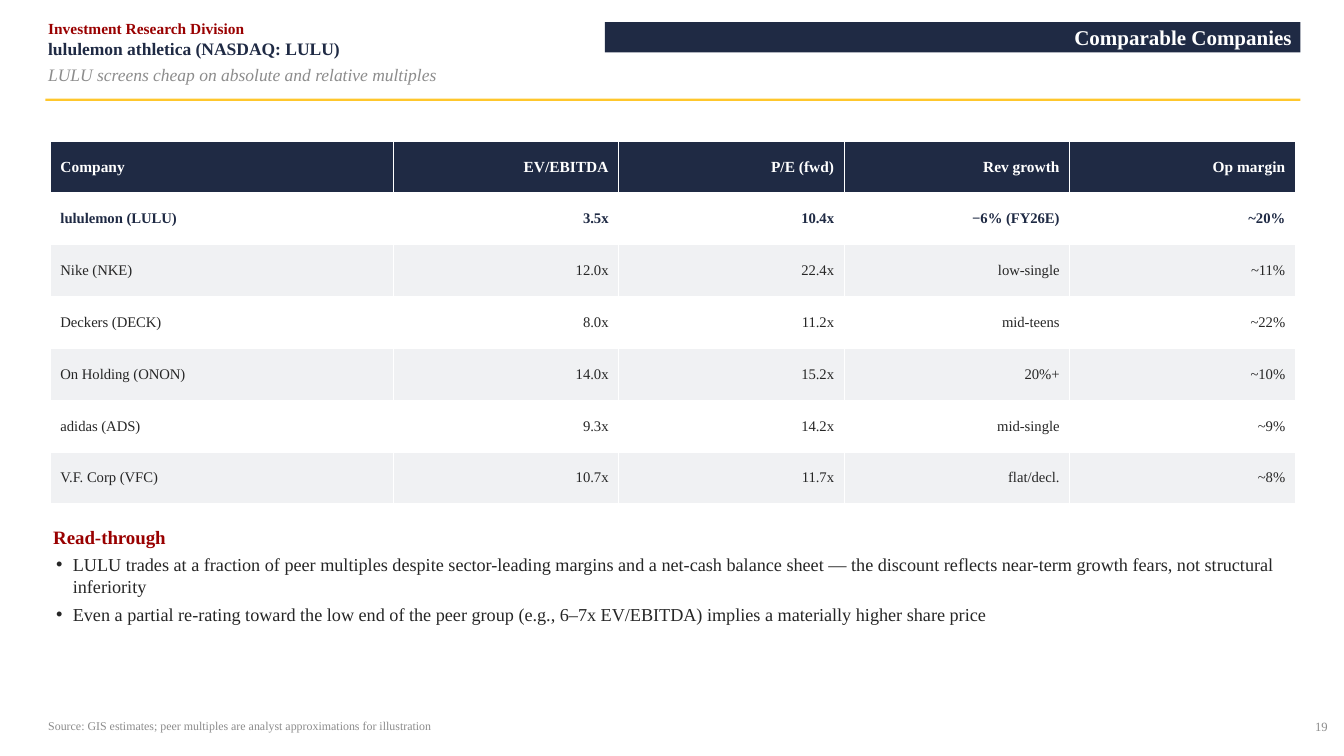
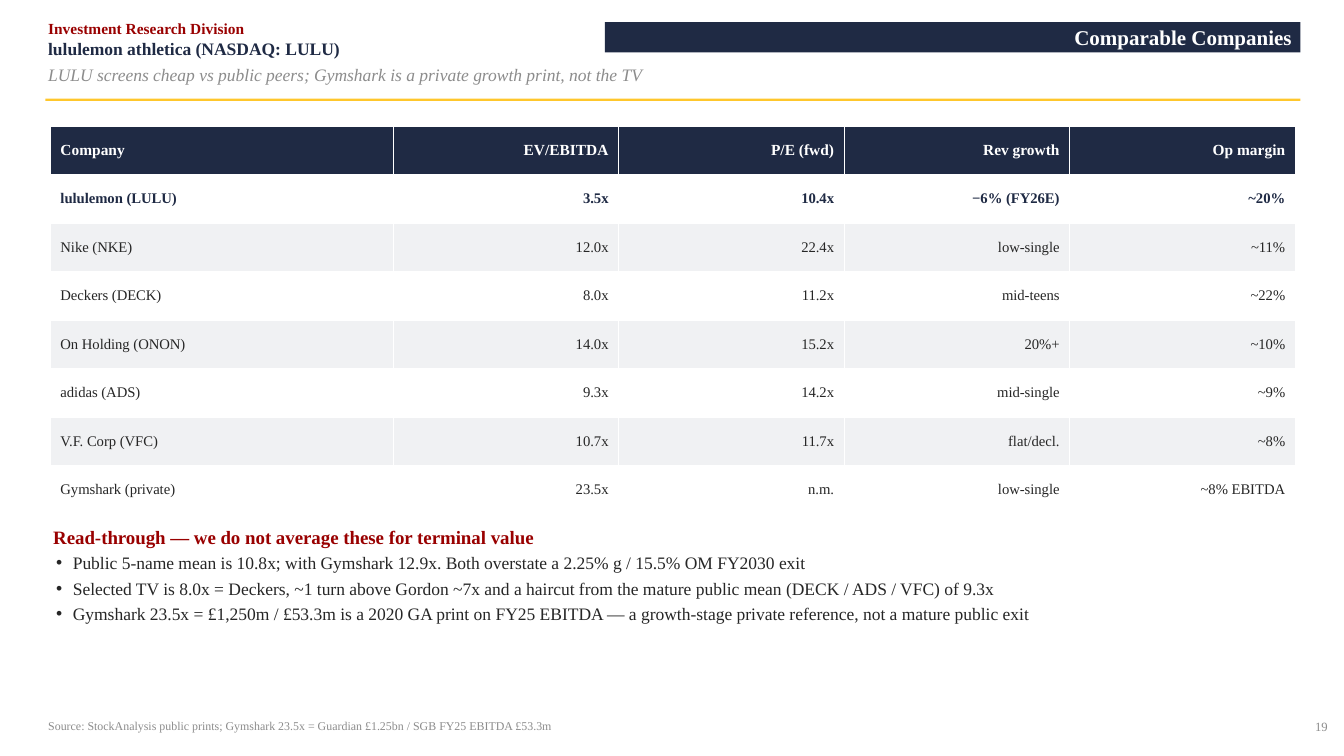
Before and after one commit to vengeanceaiUSC/RM, a slide deck: slide 20 of LULU/LULU_Investment_Pitch_Deck.pptx. Drawn at 1344x756 pixels with LibreOffice and Linux fonts; fonts in the diff are those of the drawing. Boxes give left, top, right and bottom in pixels: in the first picture for what was removed or moved away, otherwise in the second. Text is boxed around its words. In the diff, an @@ line names an element or a change of style, - is before the commit and + after.

```diff
--- a/LULU/LULU_Investment_Pitch_Deck.pptx
+++ b/LULU/LULU_Investment_Pitch_Deck.pptx
@@ text at (48,69,642,85): text changed @@
-LULU screens cheap on absolute and relative multiples
+LULU screens cheap vs public peers; Gymshark is a private growth print, not the TV
@@ table at (50,126,1297,514) @@
+row 8: Gymshark (private) | 23.5x | n.m. | low-single | ~8% EBITDA
@@ table: place and size @@
-table at (50,141,1297,504)
+table at (50,126,1297,514)
@@ text at (53,530,1029,624): text changed; size 13 to 12.5 pt @@
-Read-through
-• LULU trades at a fraction of peer multiples despite sector-leading margins and a net-cash balance sheet — the discount reflects near-term growth fears, not structural inferiority
-• Even a partial re-rating toward the low end of the peer group (e.g., 6–7x EV/EBITDA) implies a materially higher share price
+Read-through — we do not average these for terminal value
+• Public 5-name mean is 10.8x; with Gymshark 12.9x. Both overstate a 2.25% g / 15.5% OM FY2030 exit
+• Selected TV is 8.0x = Deckers, ~1 turn above Gordon ~7x and a haircut from the mature public mean (DECK / ADS / VFC) of 9.3x
+• Gymshark 23.5x = £1,250m / £53.3m is a 2020 GA print on FY25 EBITDA — a growth-stage private reference, not a mature public exit
@@ text at (48,722,551,733): text changed @@
-Source: GIS estimates; peer multiples are analyst approximations for illustration
+Source: StockAnalysis public prints; Gymshark 23.5x = Guardian £1.25bn / SGB FY25 EBITDA £53.3m
```
Also in this commit, not shown: 1 other slide changed, 5 other files.
